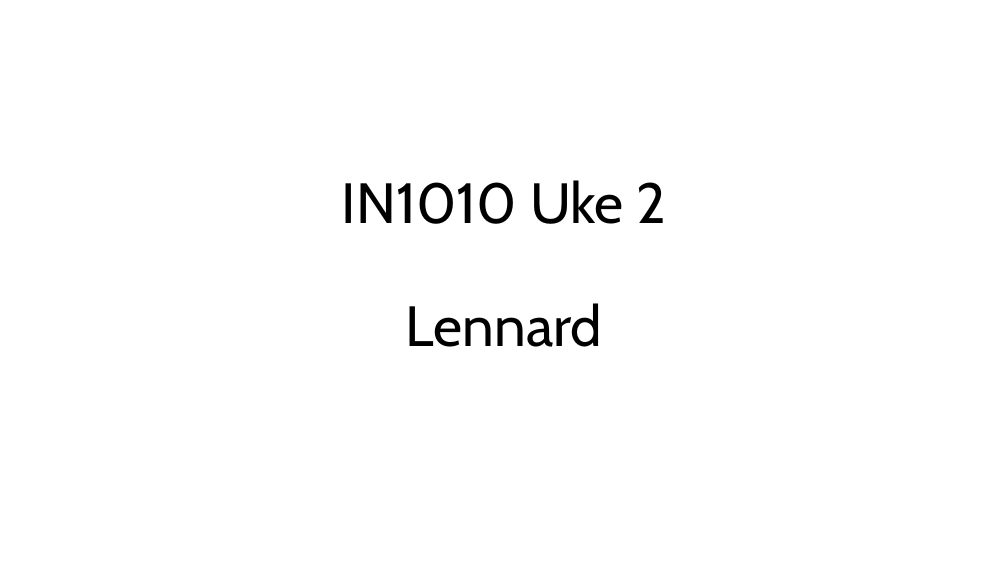
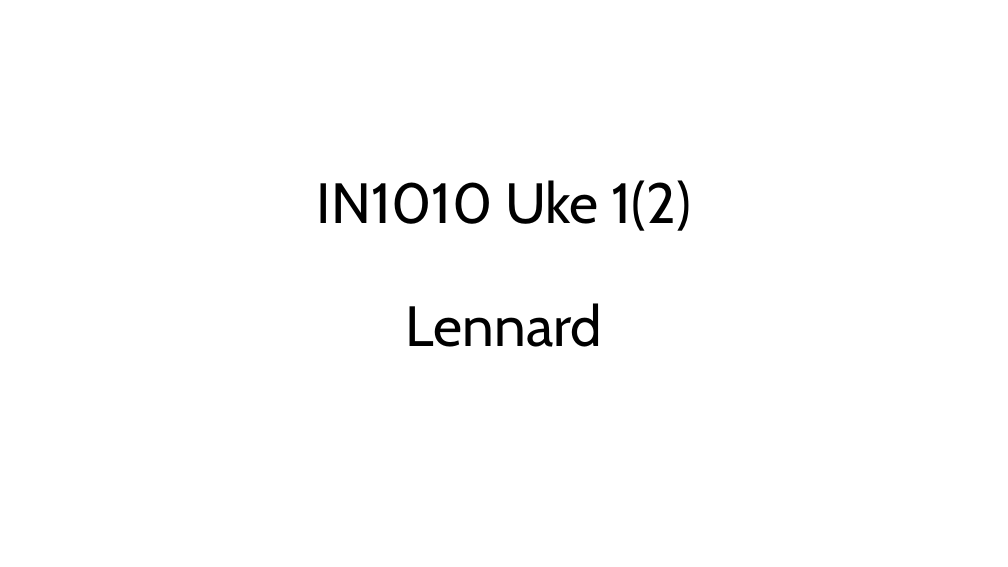
Before and after one commit to LennardDenby/IN1010V26, a slide deck: slide 1 of uke1 - Python til Java forts/Uke1.pptx. Drawn at 1008x567 pixels with LibreOffice and Linux fonts; fonts in the diff are those of the drawing. Boxes give left, top, right and bottom in pixels: in the first picture for what was removed or moved away, otherwise in the second. Text is boxed around its words. In the diff, an @@ line names an element or a change of style, - is before the commit and + after.

```diff
--- a/uke1 - Python til Java forts/Uke1.pptx
+++ b/uke1 - Python til Java forts/Uke1.pptx
@@ title at box(317, 180, 691, 347): text changed @@
-IN1010 Uke 2
-Lennard
+IN1010 Uke 1(2)
+Lennard
```
Also in this commit, not shown: 1 slide added.
